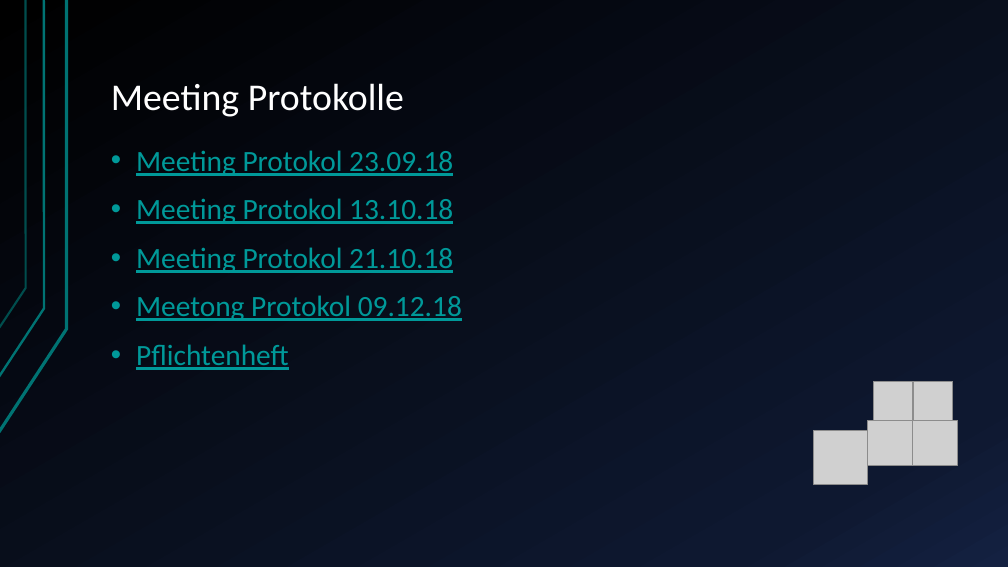
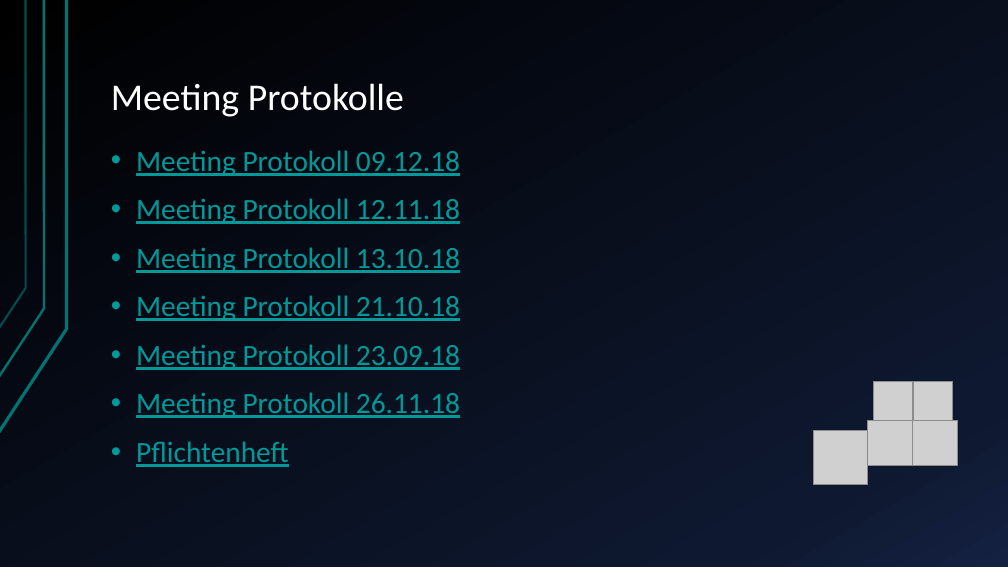
Before and after one commit to Gnuhry/Mario, a slide deck: slide 6 of Rice and Jump.pptx. Drawn at 1008x567 pixels with LibreOffice and Linux fonts; fonts in the diff are those of the drawing; grey boxes stand for pictures. Boxes give left, top, right and bottom in pixels: in the first picture for what was removed or moved away, otherwise in the second. Text is boxed around its words. In the diff, an @@ line names an element or a change of style, - is before the commit and + after.

Commit message:
Presentation

```diff
--- a/Rice and Jump.pptx
+++ b/Rice and Jump.pptx
@@ text at [136, 150, 460, 418]: text changed @@
-• Meeting Protokol 23.09.18
-• Meeting Protokol 13.10.18
-• Meeting Protokol 21.10.18
-• Meetong Protokol 09.12.18
+• Meeting Protokoll 09.12.18
+• Meeting Protokoll 12.11.18
+• Meeting Protokoll 13.10.18
+• Meeting Protokoll 21.10.18
+• Meeting Protokoll 23.09.18
+• Meeting Protokoll 26.11.18
```
